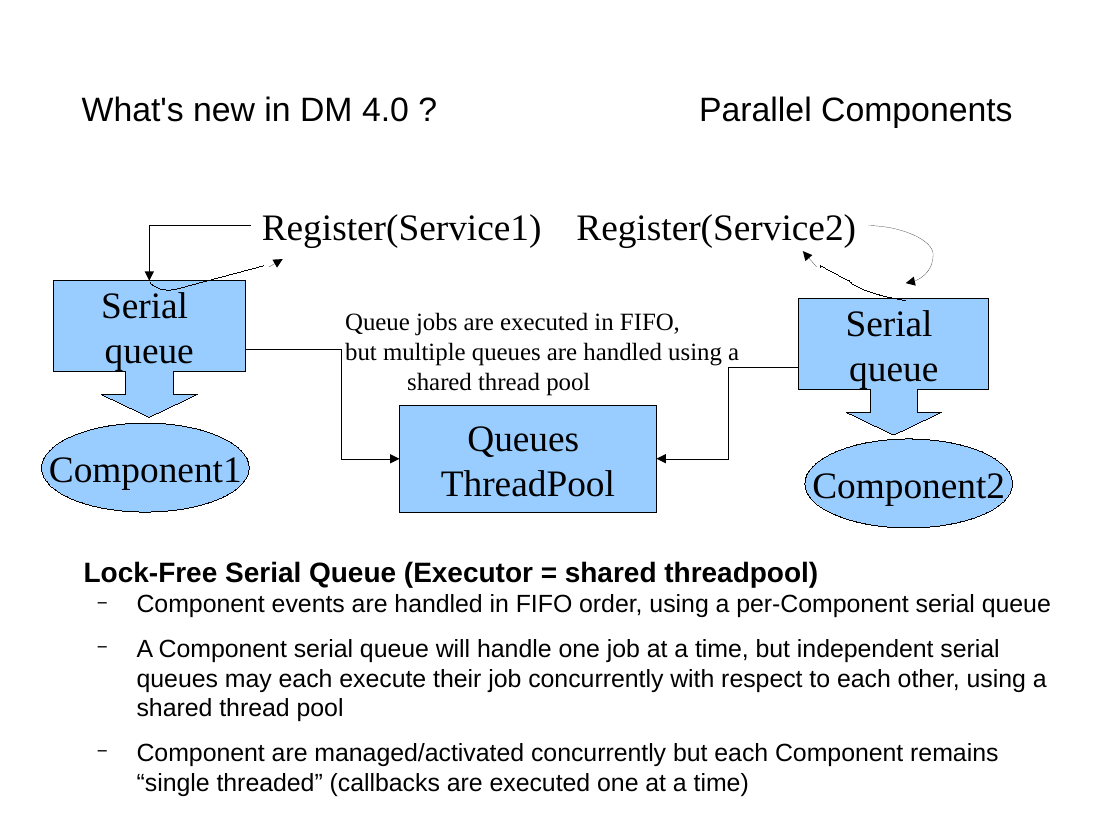
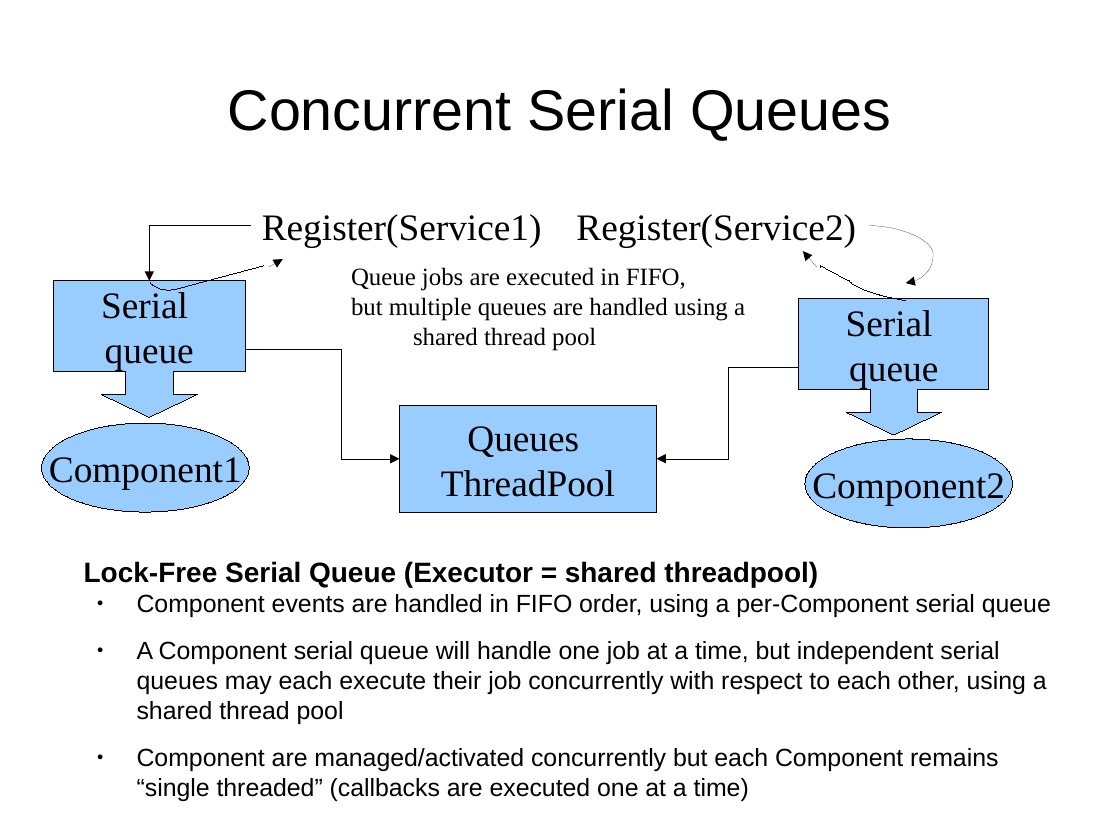
Before and after one commit to rotty3000/felix, a slide deck: slide 50 of dependencymanager/docs/A_Glance_At_DependencyManager.odp (slide 49 before the commit). Drawn at 1120x840 pixels with LibreOffice and Linux fonts; fonts in the diff are those of the drawing; background and template pictures are left out. Boxes give left, top, right and bottom in pixels: in the first picture for what was removed or moved away, otherwise in the second. Text is boxed around its words. In the diff, an @@ line names an element or a change of style, - is before the commit and + after.

Commit message:
Fixed typo.

```diff
--- a/dependencymanager/docs/A_Glance_At_DependencyManager.odp
+++ b/dependencymanager/docs/A_Glance_At_DependencyManager.odp
@@ title at [228, 88, 891, 141]: text changed; size 21.7 to 36.9 pt @@
-What's new in DM 4.0 ? Parallel Components
+Concurrent Serial Queues
@@ text "Queue jobs are executed in ...": place and size @@
-text "Queue jobs are executed in ..." at [345, 312, 739, 396]
+text "Queue jobs are executed in ..." at [351, 267, 745, 351]
@@ text "uses": place and size @@
-text "uses" at [302, 342, 366, 376]
+text "uses" at [290, 383, 354, 419]
@@ text "uses": place and size @@
-text "uses" at [703, 348, 767, 384]
+text "uses" at [703, 387, 767, 423]
@@ text at [137, 594, 1051, 801]: bullet − to ●; more space between paragraphs @@
```
Also in this commit, not shown: 56 other slides changed, 1 slide added.
